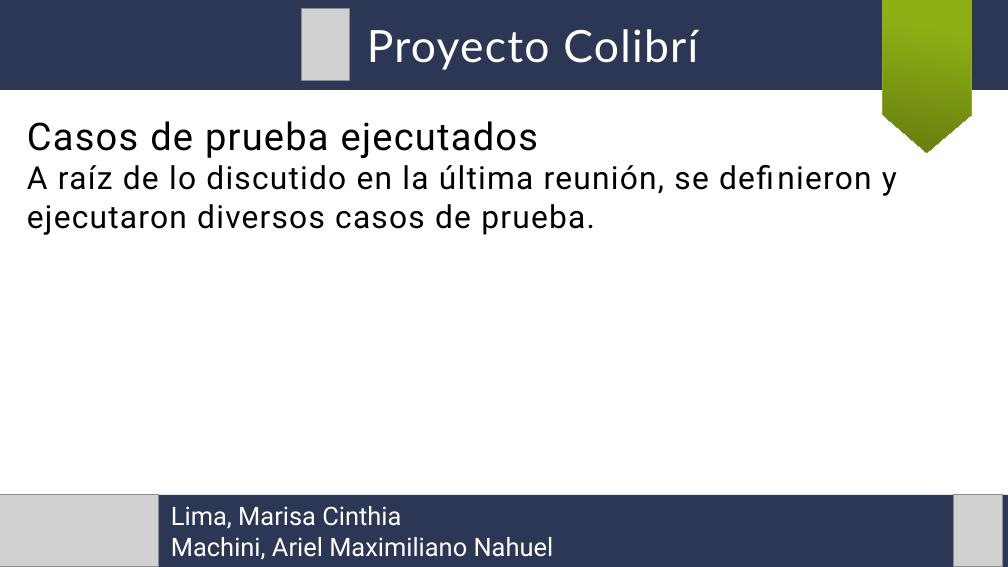
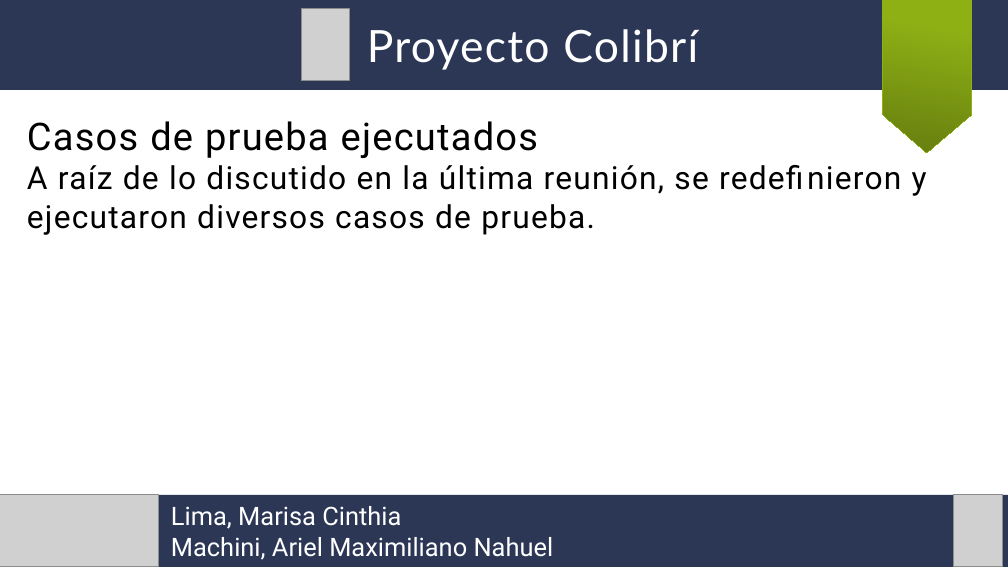
Before and after one commit to arielmachini/Caciar, a slide deck: slide 4 of Archivo/Presentaciones/Presentación 08-08-2020.odp. Drawn at 1008x567 pixels with LibreOffice and Linux fonts; fonts in the diff are those of the drawing; grey boxes stand for pictures. Boxes give left, top, right and bottom in pixels: in the first picture for what was removed or moved away, otherwise in the second. Text is boxed around its words. In the diff, an @@ line names an element or a change of style, - is before the commit and + after.

```diff
--- a/Archivo/Presentaciones/Presentación 08-08-2020.odp
+++ b/Archivo/Presentaciones/Presentación 08-08-2020.odp
@@ text at box(27, 165, 927, 235): text changed @@
-A raíz de lo discutido en la última reunión, se definieron y ejecutaron diversos casos de prueba.
+A raíz de lo discutido en la última reunión, se redefinieron y ejecutaron diversos casos de prueba.
```
Also in this commit, not shown: 2 other slides changed, 4 other files.
